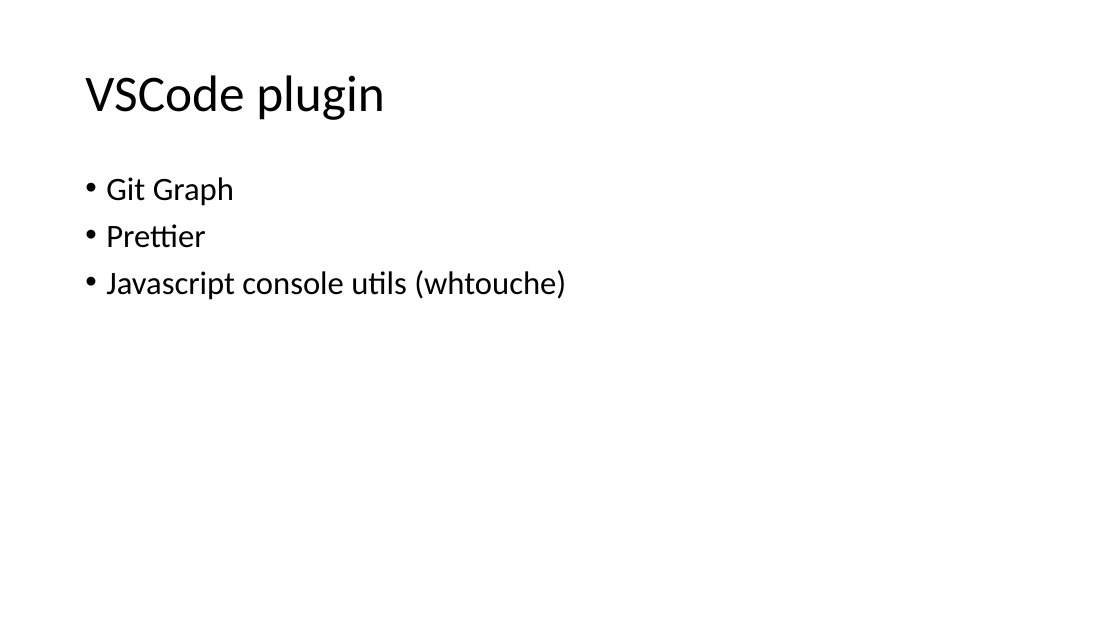
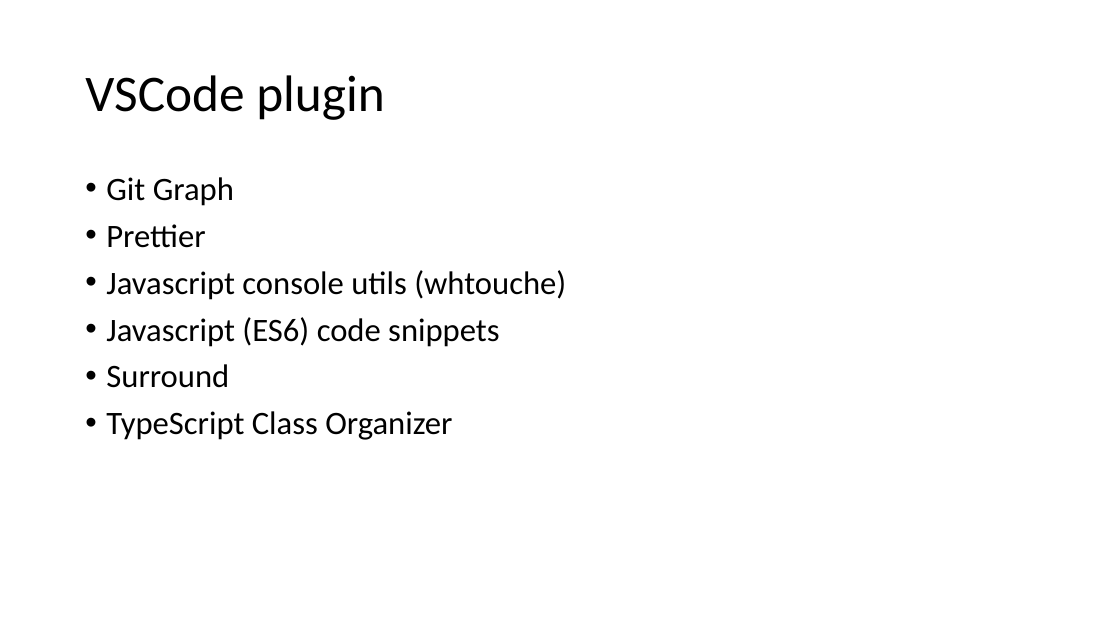
Before and after one commit to jlg-formation/njs-oct-2021, a slide deck: slide 2 of Notes.pptx. Drawn at 1120x630 pixels with LibreOffice and Linux fonts; fonts in the diff are those of the drawing. Boxes give left, top, right and bottom in pixels: in the first picture for what was removed or moved away, otherwise in the second. Text is boxed around its words. In the diff, an @@ line names an element or a change of style, - is before the commit and + after.

```diff
--- a/Notes.pptx
+++ b/Notes.pptx
@@ text at box(106, 317, 499, 440): paragraphs added @@
+• Javascript (ES6) code snippets
+• Surround
+• TypeScript Class Organizer
```
Also in this commit, not shown: 5 slides added.
